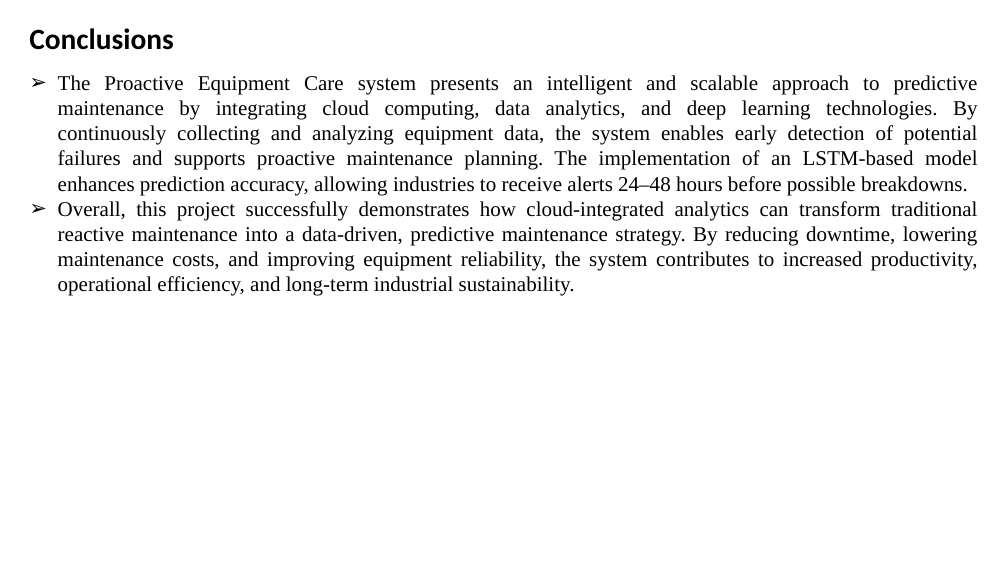
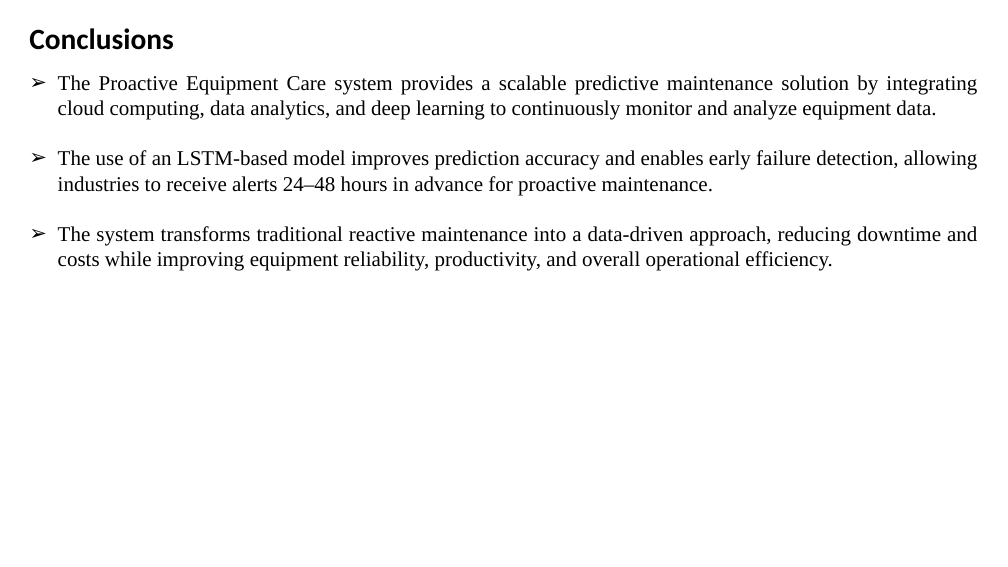
Before and after one commit to megh193/proactiveEquipmentCare, a slide deck: slide 13 of docs/Clg 2nd review.pptx. Drawn at 1008x567 pixels with LibreOffice and Linux fonts; fonts in the diff are those of the drawing. Boxes give left, top, right and bottom in pixels: in the first picture for what was removed or moved away, otherwise in the second. Text is boxed around its words. In the diff, an @@ line names an element or a change of style, - is before the commit and + after.

```diff
--- a/docs/Clg 2nd review.pptx
+++ b/docs/Clg 2nd review.pptx
@@ text at [58, 75, 978, 271]: text changed @@
-➢ The Proactive Equipment Care system presents an intelligent and scalable approach to predictive maintenance by integrating cloud computing, data analytics, and deep learning technologies. By continuously collecting and analyzing equipment data, the system enables early detection of potential failures and supports proactive maintenance planning. The implementation of an LSTM-based model enhances prediction accuracy, allowing industries to receive alerts 24–48 hours before possible breakdowns.
-➢ Overall, this project successfully demonstrates how cloud-integrated analytics can transform traditional reactive maintenance into a data-driven, predictive maintenance strategy. By reducing downtime, lowering maintenance costs, and improving equipment reliability, the system contributes to increased productivity, operational efficiency, and long-term industrial sustainability.
+➢ The Proactive Equipment Care system provides a scalable predictive maintenance solution by integrating cloud computing, data analytics, and deep learning to continuously monitor and analyze equipment data.
+➢ The use of an LSTM-based model improves prediction accuracy and enables early failure detection, allowing industries to receive alerts 24–48 hours in advance for proactive maintenance.
+➢ The system transforms traditional reactive maintenance into a data-driven approach, reducing downtime and costs while improving equipment reliability, productivity, and overall operational efficiency.
```
Also in this commit, not shown: 6 other slides changed, 2 other files.
